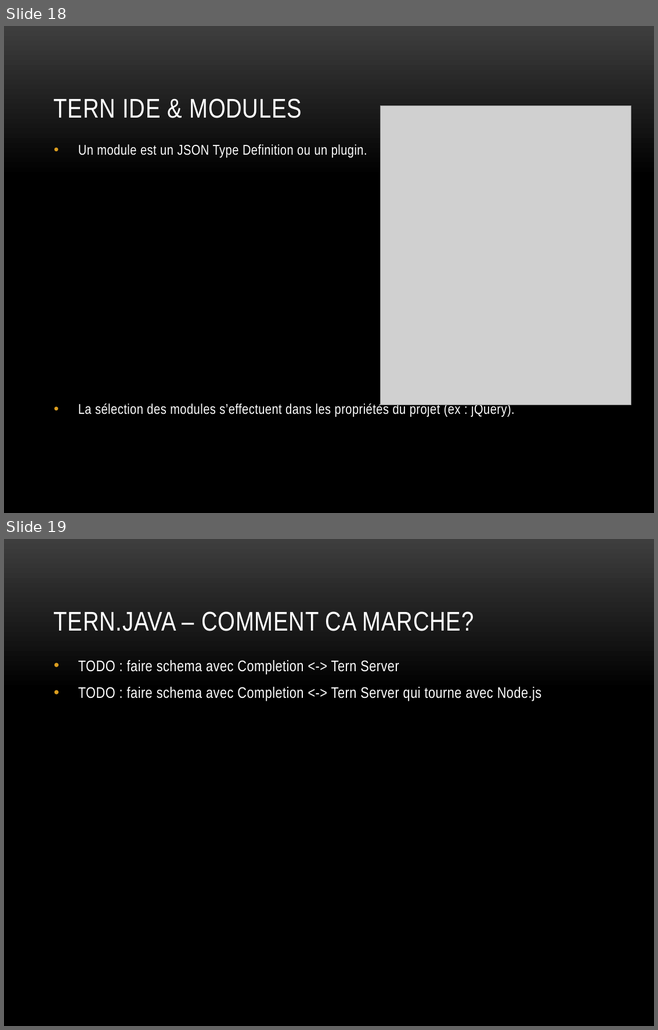
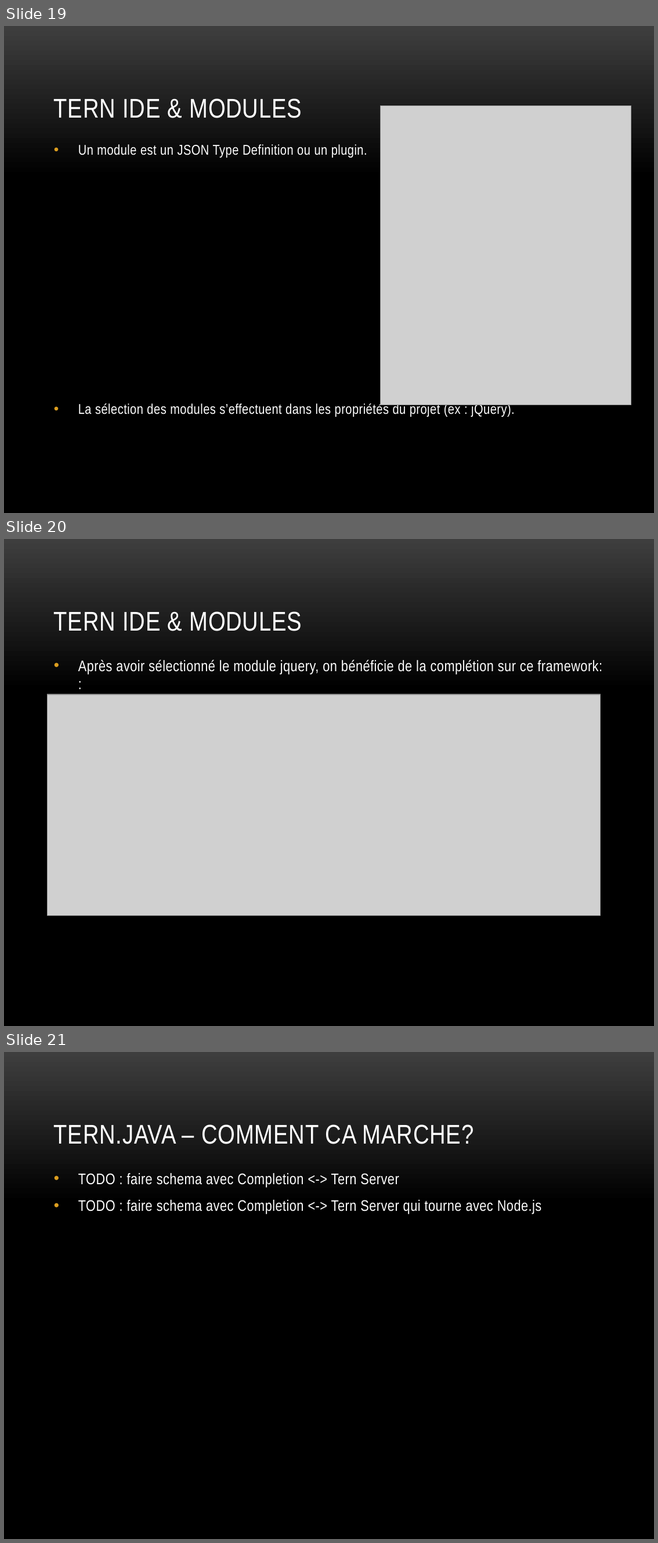
Before and after one commit to angelozerr/tern.java, a slide deck: docs/tern.java_fr.pptx. Shown one above the other, each under a label of ours: slides 18 and 19 before the commit, slides 19, 20 and 21 after it. The pictures are 658x1030 and 658x1543 pixels, drawn with LibreOffice and Linux fonts; fonts in the diff are those of the drawing; grey boxes stand for pictures; background and template pictures are left out. Boxes give left, top, right and bottom in pixels: in the first picture for what was removed or moved away, otherwise in the second. Text is boxed around its words. In the diff, an @@ line names an element or a change of style, - is before the commit and + after.

```diff
--- a/docs/tern.java_fr.pptx
+++ b/docs/tern.java_fr.pptx
@@ slide 20 added at (4, 539, 654, 1026), background picture (left out) @@
@@ title added at (54, 611, 302, 631), 30 pt, text #FFFFFF @@
+TERN IDE & MODULES
@@ text added at (78, 660, 602, 674), 17 pt, text #FFFFFF @@
+  • Après avoir sélectionné le module jquery, on bénéficie de la complétion sur ce framework: :
@@ picture added at (48, 694, 600, 916) @@
@@ what was slide 18 is now slide 19 @@
@@ what was slide 19 is now slide 21 @@
```
Also in this commit, not shown: 5 slides changed, 2 other slides added.
